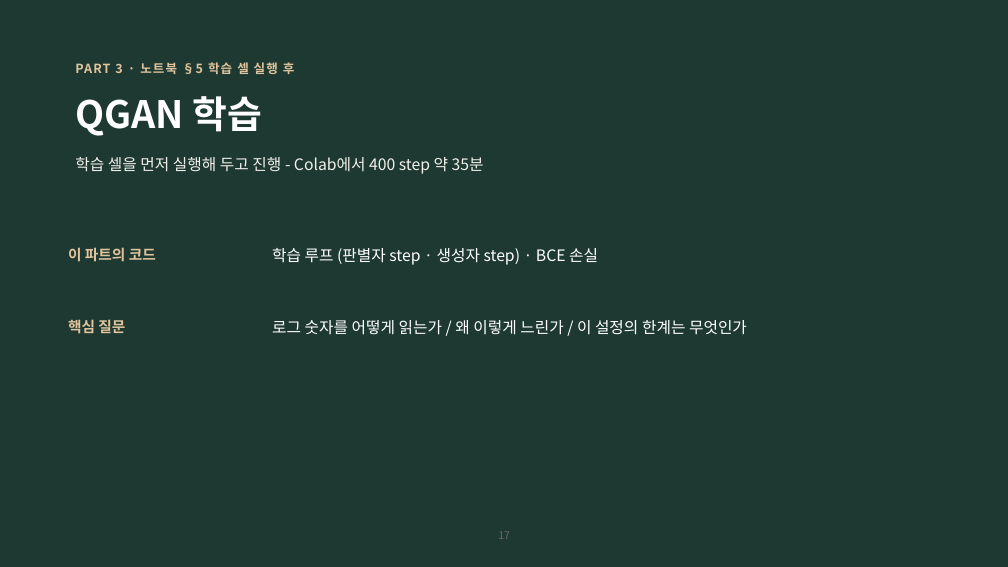
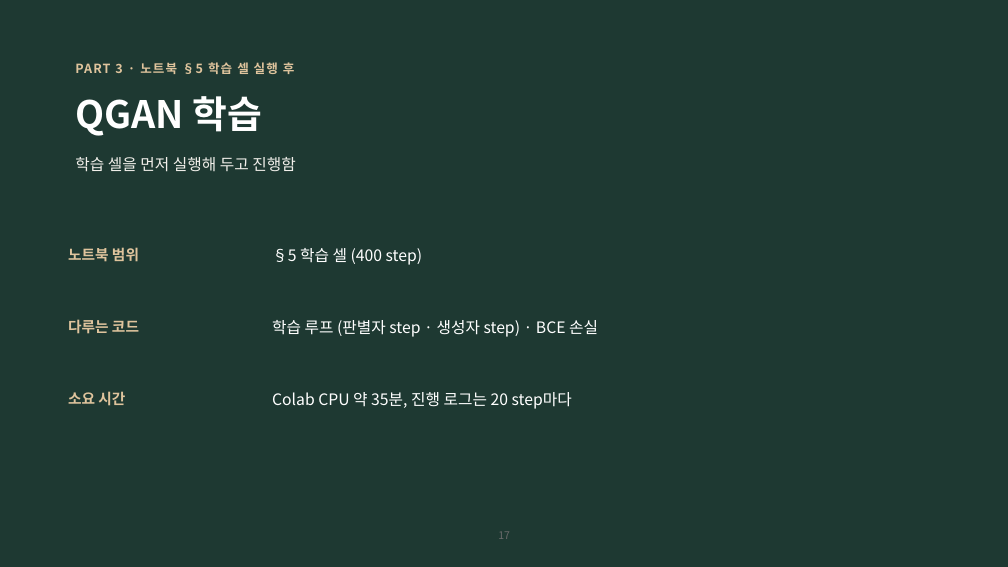
Before and after one commit to hyunhp/skin_disease_qml, a slide deck: slide 17 of practice/day2_slides/day2_practice_slides.pptx. Drawn at 1008x567 pixels with LibreOffice and Linux fonts; fonts in the diff are those of the drawing. Boxes give left, top, right and bottom in pixels: in the first picture for what was removed or moved away, otherwise in the second. Text is boxed around its words. In the diff, an @@ line names an element or a change of style, - is before the commit and + after.

```diff
--- a/practice/day2_slides/day2_practice_slides.pptx
+++ b/practice/day2_slides/day2_practice_slides.pptx
@@ text at [75, 157, 295, 172]: text changed @@
-학습 셀을 먼저 실행해 두고 진행 - Colab에서 400 step 약 35분
+학습 셀을 먼저 실행해 두고 진행함
@@ text at [68, 247, 139, 262]: text changed @@
-이 파트의 코드
+노트북 범위
@@ text added at [272, 248, 423, 265], 15 pt, text #FFFFFF @@
+§5 학습 셀 (400 step)
@@ text at [68, 319, 139, 334]: text changed @@
-핵심 질문
+다루는 코드
@@ text "학습 루프 (판별자 step · ...": place and size @@
-text "학습 루프 (판별자 step · ..." at [272, 248, 598, 265]
+text "학습 루프 (판별자 step · ..." at [272, 320, 598, 337]
@@ text removed at [272, 320, 747, 335] @@
-로그 숫자를 어떻게 읽는가 / 왜 이렇게 느린가 / 이 설정의 한계는 무엇인가
@@ text added at [68, 391, 125, 406], 14 pt, text #DFC49D, bold @@
+소요 시간
@@ text added at [272, 392, 572, 409], 15 pt, text #FFFFFF @@
+Colab CPU 약 35분, 진행 로그는 20 step마다
```
Also in this commit, not shown: 22 other slides changed, 3 other files.
